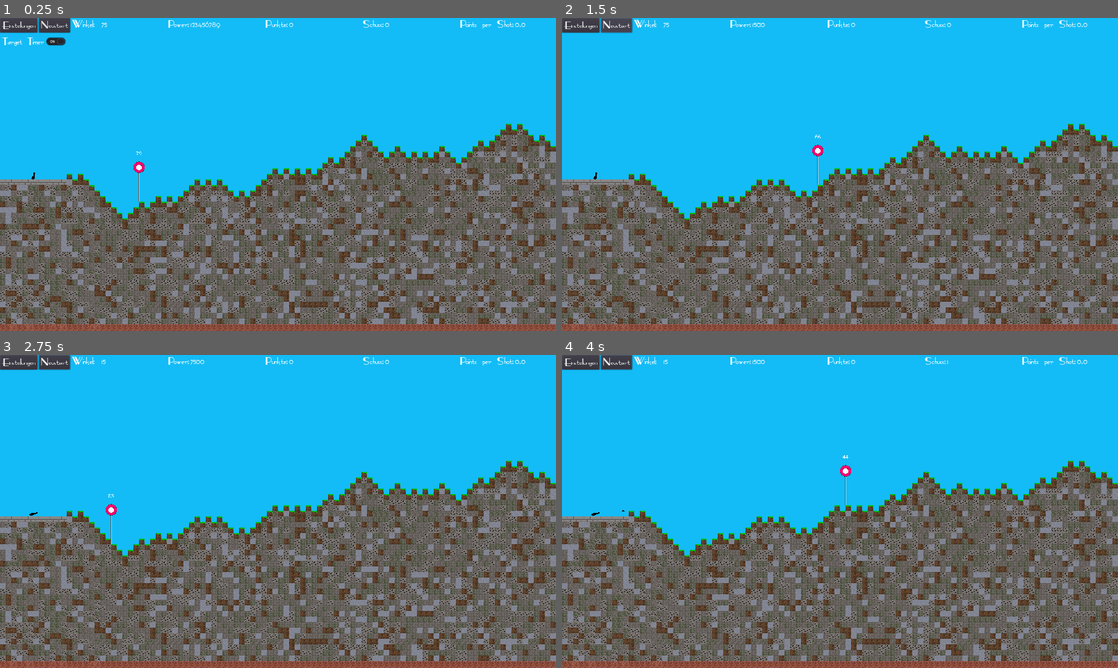
Above: before the commit, frames 1-4 (two rows, left to right).
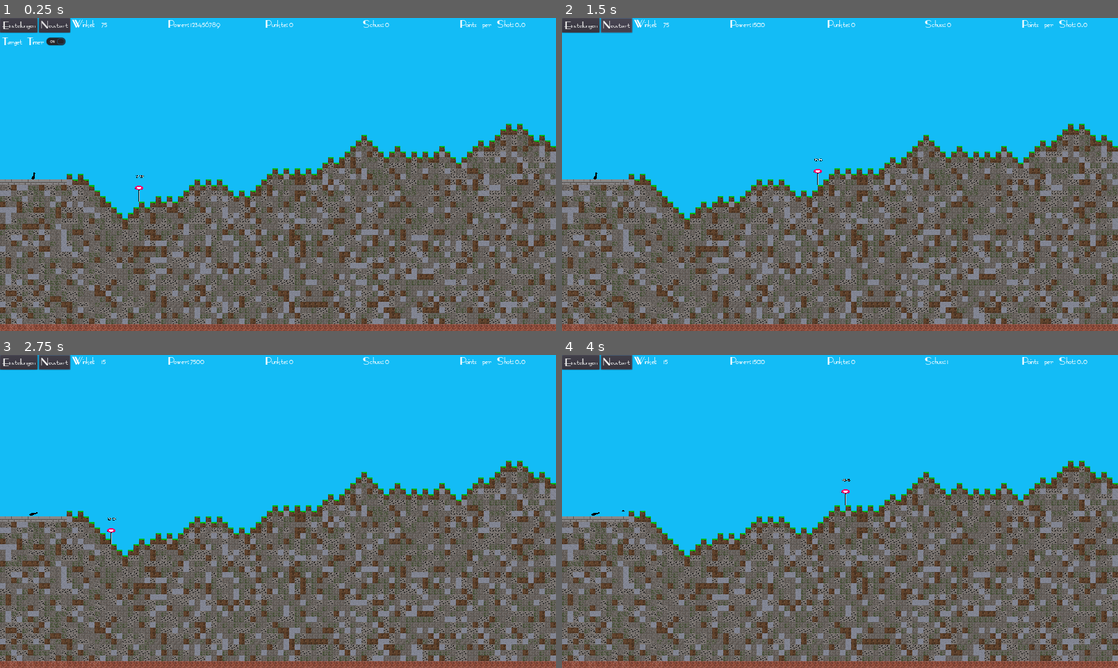
Above: after the commit, the same moments.

Repository: Coding-4Fun/Just4Fun_Mini_Shootergame
Game: Godot game, scene res://MainGame.tscn
Two runs of this game, one before a commit and one after it. Both use one fixed random seed, a clock stepped at 60 frames per second and the inputs below.
Inputs (mouse positions are in pixels of both pictures, inside the frame that each line leads up to):
- Up to frame 1 (0.25 s): no input
- Up to frame 2 (1.5 s): click "Einstellungen" at 0.5 s; click "Neustart" at 1.25 s
- Up to frame 3 (2.75 s): tap Enter at 2 s; move the mouse to (400, 495) at 2.02 s; hold Right (ui_right) from 2.03 s (still down); tap Mouse wheel down (cannon_power_minus) at 2.1 s
- Up to frame 4 (4 s): tap Space (cannon_shoot) at 2.75, 3.6 s; move the mouse to (728, 527) at 2.77 s; release Right (ui_right) at 2.78 s; hold Down (ui_down) 2.78-3.53 s; tap Mouse wheel up (cannon_power_plus) at 2.85 s; move the mouse to (895, 442) at 3.52 s; hold Right (ui_right) from 3.53 s (still down)

The runs differ from the first frame. In frame 1, 0.1% of the frame differs, in the area x 24-26%, y 42-59%; in frame 2, 0.1%, in the area x 45-47%, y 37-54%; in frame 3, 0.1%; in frame 4, 0.1%.
Error in both runs: Invalid get index '0' (on base: 'PoolVector2Array'). (res://MainGame.gd:141)

Commit message:
Chg: Größe angepasst Chg: Label Text Größe angepasst

Diff:
--- a/DummyTarget/DummyTarget.tscn
+++ b/DummyTarget/DummyTarget.tscn
@@ -5,8 +5,11 @@
 [ext_resource path="res://DummyTarget/DummyTarget.gd" type="Script" id=3]
 
 [sub_resource type="DynamicFont" id=1]
-size = 72
+size = 120
+outline_size = 8
 outline_color = Color( 0, 0, 0, 1 )
+extra_spacing_char = 15
+extra_spacing_space = 2
 font_data = ExtResource( 1 )
 
 [sub_resource type="Theme" id=2]
@@ -18,7 +21,7 @@
 height = 398.0
 
 [node name="DummyTarget" type="StaticBody2D" groups=["Dummy"]]
-scale = Vector2( 0.2, 0.2 )
+scale = Vector2( 0.15, 0.08 )
 z_index = 5
 script = ExtResource( 3 )
 
@@ -29,10 +32,10 @@
 offset = Vector2( -102, -600 )
 
 [node name="dummyLabel" type="Label" parent="."]
-margin_left = -185.0
-margin_top = -795.0
-margin_right = 184.0
-margin_bottom = -594.0
+margin_left = -213.333
+margin_top = -1187.5
+margin_right = 235.667
+margin_bottom = -641.499
 size_flags_horizontal = 5
 theme = SubResource( 2 )
 text = "21
